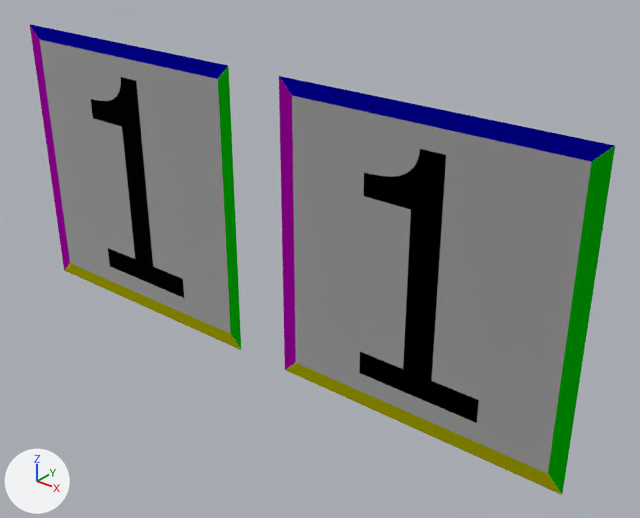
The glTF model Output/Positive/Instancing/Instancing_06.gltf, before and after one commit.
Camera for both pictures: a 50 mm lens placed at (1.77, -1.9, 1.14), pointed at (0.18, 0.09, -0.09). The lights are fixed; the arrows at lower left show +X, +Y and +Z.
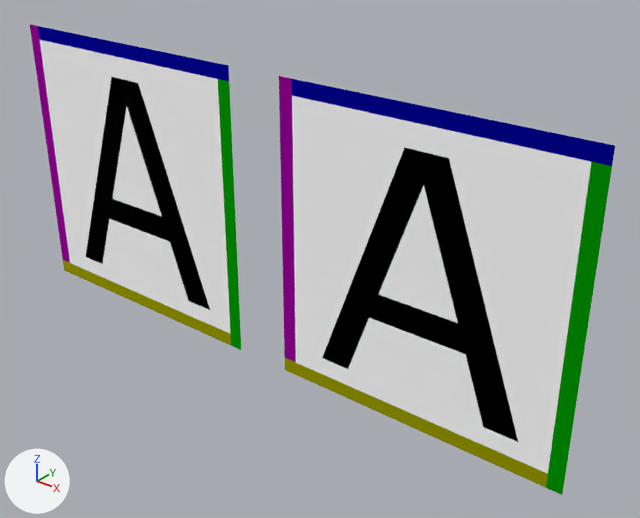
Where the change shows, as pixel boxes [x1, y1, x2, y2] in the pictures (640 x 518 px):
'Mesh_0.001', surface changed: [279, 76, 615, 495] in both
'Mesh_0', surface changed: [30, 24, 241, 350] in both

The edits, one by one:
Picture 'BaseColor_A.png' (img_basecolor_a_png) is new.
Material 'Material_0' (mat_material_0) changes its picture from img_basecolor_1_png to img_basecolor_a_png.
